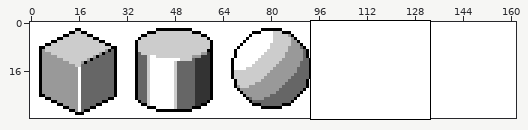
Two versions of one pixel-art file, BasicShapes/5shapes1.aseprite. Above, an overview of the earlier version with the close-up marked.
Close-up. Old version:
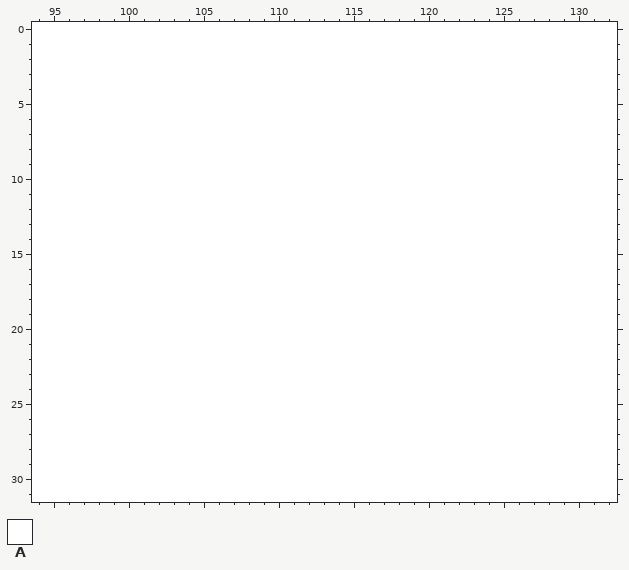
162x32 pixels, 1 frame. Shown: x 94..132, y 0..31.
Visible layers, top first: "Layer 2", "Background".
Palette (. is transparent): A #ffffff
Pixels before, first column x 94:
 0 AAAAAAAAAAAAAAAAAAAAAAAAAAAAAAAAAAAAAAA
 1 AAAAAAAAAAAAAAAAAAAAAAAAAAAAAAAAAAAAAAA
 2 AAAAAAAAAAAAAAAAAAAAAAAAAAAAAAAAAAAAAAA
 3 AAAAAAAAAAAAAAAAAAAAAAAAAAAAAAAAAAAAAAA
 4 AAAAAAAAAAAAAAAAAAAAAAAAAAAAAAAAAAAAAAA
 5 AAAAAAAAAAAAAAAAAAAAAAAAAAAAAAAAAAAAAAA
 6 AAAAAAAAAAAAAAAAAAAAAAAAAAAAAAAAAAAAAAA
 7 AAAAAAAAAAAAAAAAAAAAAAAAAAAAAAAAAAAAAAA
 8 AAAAAAAAAAAAAAAAAAAAAAAAAAAAAAAAAAAAAAA
 9 AAAAAAAAAAAAAAAAAAAAAAAAAAAAAAAAAAAAAAA
10 AAAAAAAAAAAAAAAAAAAAAAAAAAAAAAAAAAAAAAA
11 AAAAAAAAAAAAAAAAAAAAAAAAAAAAAAAAAAAAAAA
12 AAAAAAAAAAAAAAAAAAAAAAAAAAAAAAAAAAAAAAA
13 AAAAAAAAAAAAAAAAAAAAAAAAAAAAAAAAAAAAAAA
14 AAAAAAAAAAAAAAAAAAAAAAAAAAAAAAAAAAAAAAA
15 AAAAAAAAAAAAAAAAAAAAAAAAAAAAAAAAAAAAAAA
16 AAAAAAAAAAAAAAAAAAAAAAAAAAAAAAAAAAAAAAA
17 AAAAAAAAAAAAAAAAAAAAAAAAAAAAAAAAAAAAAAA
18 AAAAAAAAAAAAAAAAAAAAAAAAAAAAAAAAAAAAAAA
19 AAAAAAAAAAAAAAAAAAAAAAAAAAAAAAAAAAAAAAA
20 AAAAAAAAAAAAAAAAAAAAAAAAAAAAAAAAAAAAAAA
21 AAAAAAAAAAAAAAAAAAAAAAAAAAAAAAAAAAAAAAA
22 AAAAAAAAAAAAAAAAAAAAAAAAAAAAAAAAAAAAAAA
23 AAAAAAAAAAAAAAAAAAAAAAAAAAAAAAAAAAAAAAA
24 AAAAAAAAAAAAAAAAAAAAAAAAAAAAAAAAAAAAAAA
25 AAAAAAAAAAAAAAAAAAAAAAAAAAAAAAAAAAAAAAA
26 AAAAAAAAAAAAAAAAAAAAAAAAAAAAAAAAAAAAAAA
27 AAAAAAAAAAAAAAAAAAAAAAAAAAAAAAAAAAAAAAA
28 AAAAAAAAAAAAAAAAAAAAAAAAAAAAAAAAAAAAAAA
29 AAAAAAAAAAAAAAAAAAAAAAAAAAAAAAAAAAAAAAA
30 AAAAAAAAAAAAAAAAAAAAAAAAAAAAAAAAAAAAAAA
31 AAAAAAAAAAAAAAAAAAAAAAAAAAAAAAAAAAAAAAA
And afterwards:
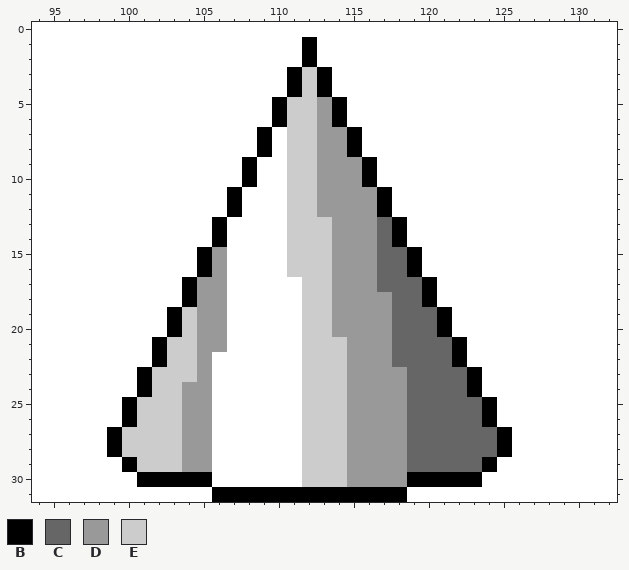
Colours new in this view: B #000000  C #666666  D #999999  E #cccccc
Difference:
Layer "Layer 2":
The edit turns colour A into colour B in rows 1 to 2 at x 112; in rows 3 to 4 at x 111 and 113; in rows 5 to 6 at x 110 and 114; in rows 7 to 8 at x 109 and 115; in rows 9 to 10 at x 108 and 116; in rows 11 to 12 at x 107 and 117.
The edit turns colour A into colour B in rows 13 to 14 at x 106 and 118; in rows 15 to 16 at x 105 and 119; in rows 17 to 18 at x 104 and 120; in rows 19 to 20 at x 103 and 121; in rows 21 to 22 at x 102 and 122; in rows 23 to 24 at x 101 and 123.
The edit turns colour A into colour B in rows 25 to 26 at x 100 and 124; in rows 27 to 28 at x 99 and 125; in row 29 at x 100 and 124; in row 30 at x 101 to 105 and 119 to 123; in row 31 at x 106 to 118.
The edit turns colour A into colour C in rows 13 to 14 at x 117; in rows 15 to 16 at x 117 to 118; in row 17 at x 117 to 119; in row 18 at x 118 to 119; in rows 19 to 20 at x 118 to 120; in rows 21 to 22 at x 118 to 121.
The edit turns colour A into colour C in rows 23 to 24 at x 119 to 122; in rows 25 to 26 at x 119 to 123; in rows 27 to 28 at x 119 to 124; in row 29 at x 119 to 123.
The edit turns colour A into colour D in rows 5 to 6 at x 113; in rows 7 to 8 at x 113 to 114; in rows 9 to 10 at x 113 to 115; in rows 11 to 12 at x 113 to 116; in rows 13 to 14 at x 114 to 116; in rows 15 to 16 at x 106 and 114 to 116.
The edit turns colour A into colour D in row 17 at x 105 to 106 and 114 to 116; in rows 18 to 20 at x 105 to 106 and 114 to 117; in row 21 at x 105 to 106 and 115 to 117; in row 22 at x 105 and 115 to 117; in row 23 at x 105 and 115 to 118; in rows 24 to 29 at x 104 to 105 and 115 to 118.
The edit turns colour A into colour D in row 30 at x 115 to 118.
The edit turns colour A into colour E in rows 3 to 4 at x 112; in rows 5 to 12 at x 111 to 112; in rows 13 to 16 at x 111 to 113; in rows 17 to 18 at x 112 to 113; in rows 19 to 20 at x 104 and 112 to 113; in rows 21 to 22 at x 103 to 104 and 112 to 114.
The edit turns colour A into colour E in row 23 at x 102 to 104 and 112 to 114; in row 24 at x 102 to 103 and 112 to 114; in rows 25 to 26 at x 101 to 103 and 112 to 114; in rows 27 to 28 at x 100 to 103 and 112 to 114; in row 29 at x 101 to 103 and 112 to 114; in row 30 at x 112 to 114.
Pixel boxes of the changes (left, top, right, bottom) in both close-ups:
changed: (107, 37, 512, 502)
